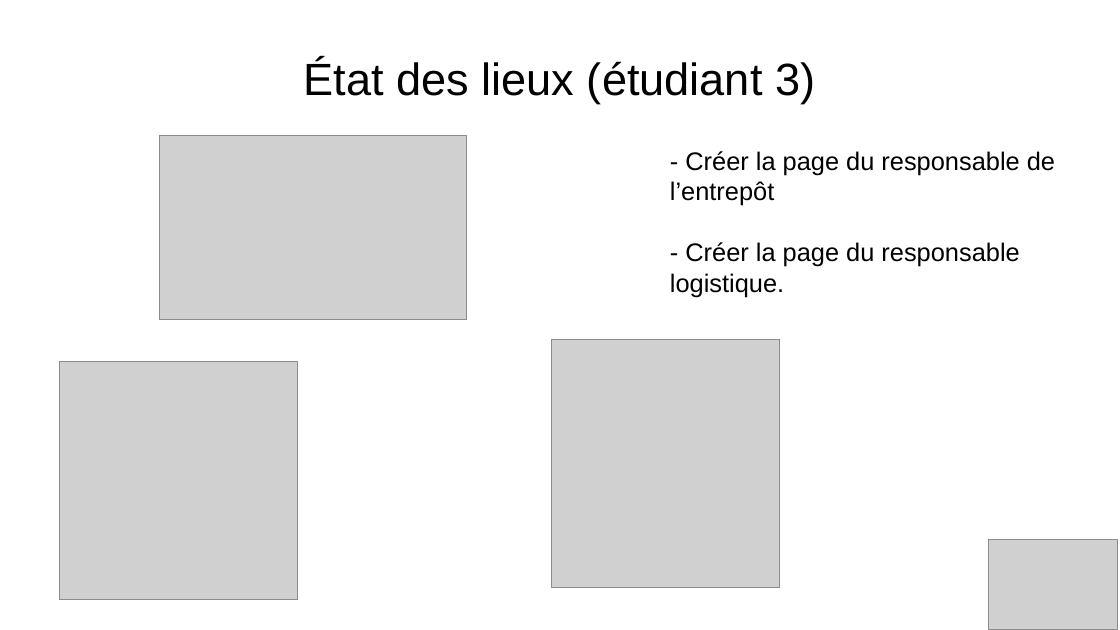
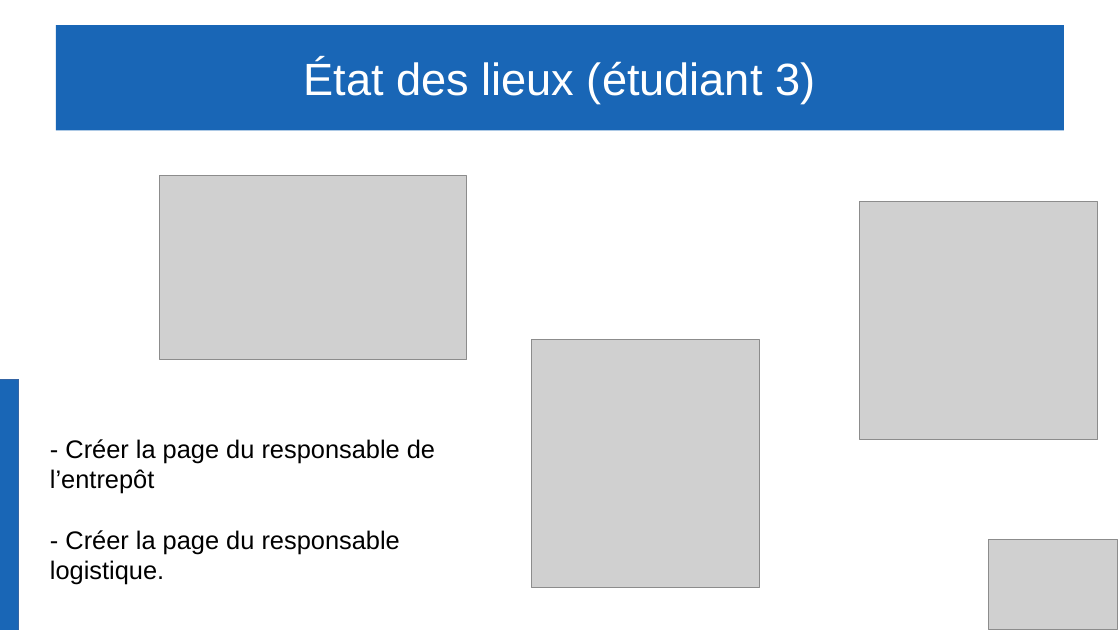
Before and after one commit to Gabin221/Tracking-BLE-documents, a slide deck: slide 25 of Revues/Revues1/presentation_yahya_andrea_gabin.odp. Drawn at 1120x630 pixels with LibreOffice and Linux fonts; fonts in the diff are those of the drawing; grey boxes stand for pictures. Boxes give left, top, right and bottom in pixels: in the first picture for what was removed or moved away, otherwise in the second. Text is boxed around its words. In the diff, an @@ line names an element or a change of style, - is before the commit and + after.

```diff
--- a/Revues/Revues1/presentation_yahya_andrea_gabin.odp
+++ b/Revues/Revues1/presentation_yahya_andrea_gabin.odp
@@ title "État des lieux (étudiant 3)": place and size @@
-title "État des lieux (étudiant 3)" at <box>304,60,815,104</box>
+title "État des lieux (étudiant 3)" at <box>56,25,1064,131</box>
@@ title "État des lieux (étudiant 3)" at <box>56,25,1064,131</box>: text colour #000000 to #FFFFFF; fill none to #1966B6 @@
@@ picture: place and size @@
-picture at <box>160,136,466,320</box>
+picture at <box>160,176,466,360</box>
@@ picture: place and size @@
-picture at <box>60,362,298,600</box>
+picture at <box>860,202,1098,440</box>
@@ picture: place and size @@
-picture at <box>552,340,781,588</box>
+picture at <box>532,340,760,588</box>
@@ rectangle added at <box>0,380,19,630</box>, fill #1966B6, outline #3465A4 0 pt @@
@@ text "- Créer la page du ...": place and size @@
-text "- Créer la page du ..." at <box>670,151,1055,297</box>
+text "- Créer la page du ..." at <box>50,439,435,585</box>
```
Also in this commit, not shown: 22 other slides changed, 1 other file.
